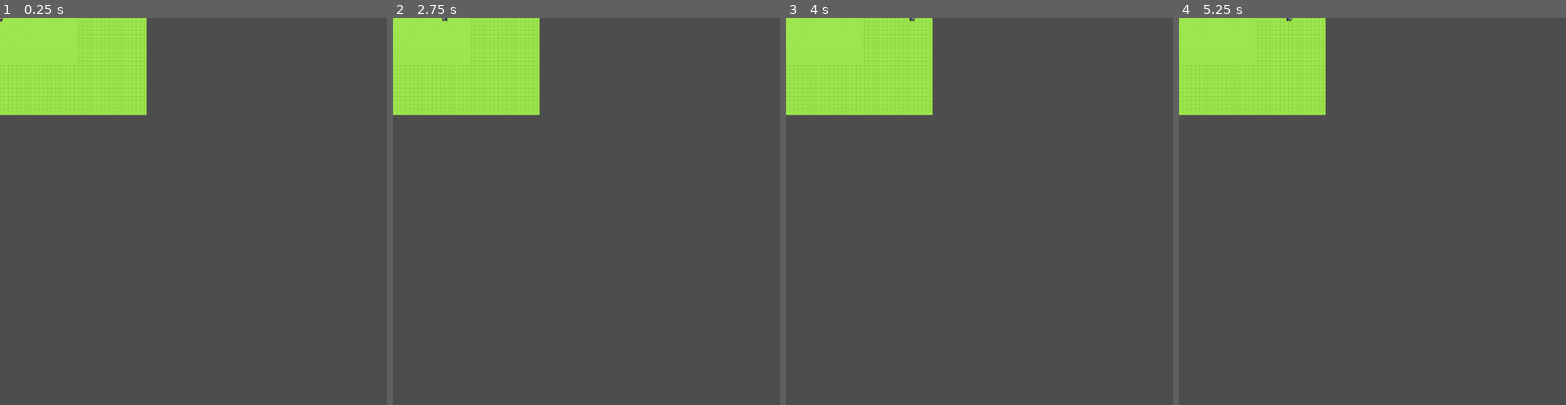
Above: before the commit, frames 1-4 (left to right).
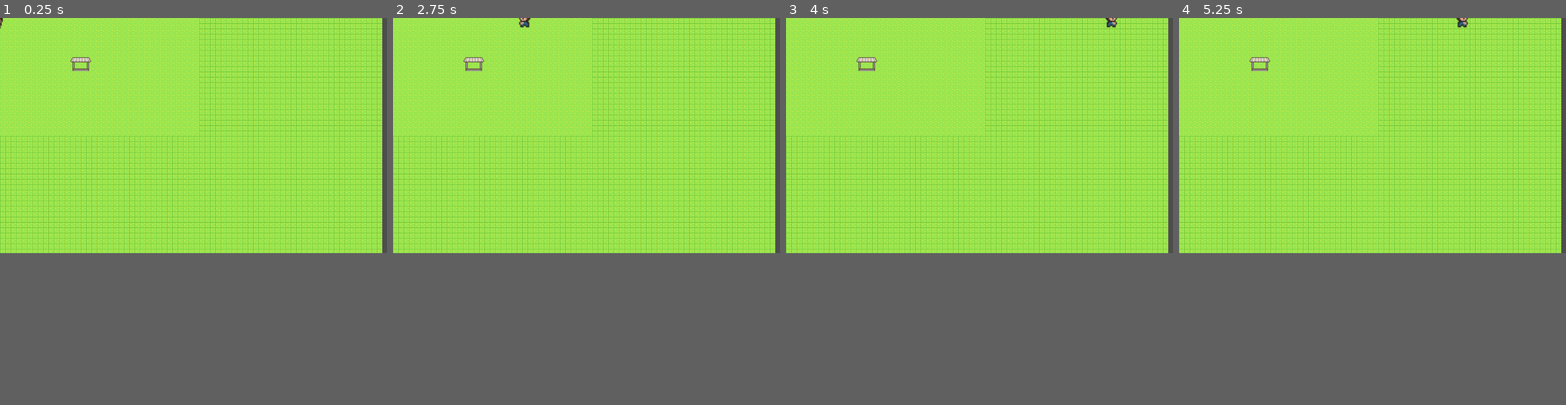
Above: after the commit, the same moments.

Repository: jeffreytsaw1/crusoe-hackathon
Game: Godot game, scene res://world.tscn
The game is run twice, just before and just after one commit, with the same random seed, the same clock (stepped at 60 frames per second) and the same inputs. This scene is started directly instead of the project's main scene.
Inputs:
- Up to frame 1 (0.25 s): no input
- Up to frame 2 (2.75 s): tap Enter (ui_accept) at 0.5, 0.77, 1.52 s; hold Right (ui_right) 0.53-2.03 s; hold Left (ui_left) from 2.03 s (still down)
- Up to frame 3 (4 s): release Left (ui_left) at 2.78 s; hold Right (ui_right) from 2.78 s (still down); tap Enter (ui_accept) at 3.02, 3.77 s
- Up to frame 4 (5.25 s): release Right (ui_right) at 4.28 s; hold Left (ui_left) 4.28-5.03 s; tap Enter (ui_accept) at 4.52 s; hold Right (ui_right) from 5.03 s (still down)
In our replay, the window is 800x800 before the commit and 800x486 after it. These sizes can differ from the game's own. Grey fills any space a smaller window leaves; there, only what the larger window draws over its background counts as a difference.

The runs differ from the first frame. In frame 1, 52% of the frame differs, in the area x 0-99%, y 0-61%; in frame 2, 52%; in frame 3, 52%; in frame 4, 52%.

Commit message:
add shopmenu

Diff:
--- /dev/null
+++ b/pad .tscn
@@ -0,0 +1,56 @@
+[gd_scene load_steps=8 format=3 uid="uid://bhxgsiwfychjx"]
+
+[ext_resource type="Script" path="res://pad.gd" id="1_ya8v6"]
+[ext_resource type="Texture2D" uid="uid://c4lr13ok66rd8" path="res://farmingTilesheetComplete.png" id="2_k5cmt"]
+[ext_resource type="PackedScene" uid="uid://c7p1vpjgyegta" path="res://shopmenu.tscn" id="3_ol8m2"]
+
+[sub_resource type="AtlasTexture" id="AtlasTexture_jv3d0"]
+atlas = ExtResource("2_k5cmt")
+region = Rect2(0, 174, 32, 29)
+
+[sub_resource type="SpriteFrames" id="SpriteFrames_g0jk3"]
+animations = [{
+"frames": [],
+"loop": true,
+"name": &"default",
+"speed": 5.0
+}, {
+"frames": [{
+"duration": 1.0,
+"texture": SubResource("AtlasTexture_jv3d0")
+}],
+"loop": true,
+"name": &"new_animation",
+"speed": 5.0
+}]
+
+[sub_resource type="RectangleShape2D" id="RectangleShape2D_2hv74"]
+size = Vector2(33, 26)
+
+[sub_resource type="CircleShape2D" id="CircleShape2D_upjhx"]
+radius = 51.0098
+
+[node name="pad" type="StaticBody2D"]
+script = ExtResource("1_ya8v6")
+
+[node name="padart" type="AnimatedSprite2D" parent="."]
+position = Vector2(0.999996, -0.999997)
+scale = Vector2(2.03125, 1.84483)
+sprite_frames = SubResource("SpriteFrames_g0jk3")
+animation = &"new_animation"
+
+[node name="CollisionShape2D" type="CollisionShape2D" parent="."]
+position = Vector2(0.5, 4)
+shape = SubResource("RectangleShape2D_2hv74")
+
+[node name="Area2D" type="Area2D" parent="."]
+
+[node name="CollisionShape2D" type="CollisionShape2D" parent="Area2D"]
+position = Vector2(1, 2)
+shape = SubResource("CircleShape2D_upjhx")
+
+[node name="shopmenu" parent="." instance=ExtResource("3_ol8m2")]
+position = Vector2(-198, -164)
+
+[connection signal="body_entered" from="Area2D" to="." method="_on_area_2d_body_entered"]
+[connection signal="body_exited" from="Area2D" to="." method="_on_area_2d_body_exited"]
--- /dev/null
+++ b/pad.gd
@@ -0,0 +1,15 @@
+extends StaticBody2D
+
+func _ready():
+	$shopmenu.visible = false
+
+func _on_area_2d_body_entered(body):
+	if body.has_method("player_pad_method"):
+		if $shopmenu.pad_owned == true:
+			$shopmenu.visible = false
+		else:
+			$shopmenu.visible = true
+
+
+func _on_area_2d_body_exited(body):
+	$shopmenu.visible = false
--- a/player.gd
+++ b/player.gd
@@ -30,6 +30,8 @@
 	velocity = velocity
 	move_and_slide()
 
+func player_pad_method():
+	pass
 
 #const SPEED = 300.0
 #const JUMP_VELOCITY = -400.0
--- a/player.tscn
+++ b/player.tscn
@@ -96,13 +96,18 @@
 "speed": 5.0
 }]
 
+[sub_resource type="CircleShape2D" id="CircleShape2D_2yerp"]
+radius = 28.0179
+
 [node name="player" type="CharacterBody2D"]
 script = ExtResource("1_ksq66")
 
 [node name="AnimatedSprite2D" type="AnimatedSprite2D" parent="."]
-position = Vector2(2, -5)
-scale = Vector2(4.6154, 5.5505)
+position = Vector2(-8.4616, 8.202)
+scale = Vector2(3.3077, 3.90025)
 sprite_frames = SubResource("SpriteFrames_62mqv")
 animation = &"downwalk"
 
 [node name="CollisionShape2D" type="CollisionShape2D" parent="."]
+position = Vector2(-9, 13)
+shape = SubResource("CircleShape2D_2yerp")
--- a/project.godot
+++ b/project.godot
@@ -17,6 +17,6 @@
 
 [display]
 
-window/size/viewport_width=3000
-window/size/viewport_height=3000
+window/size/viewport_width=1150
+window/size/viewport_height=700
 window/stretch/mode="viewport"
--- /dev/null
+++ b/shopmenu.gd
@@ -0,0 +1,26 @@
+extends StaticBody2D
+
+
+var pad_owned = false
+
+var price = 100 # adjust based on thing
+# Called when the node enters the scene tree for the first time.
+func _ready():
+	pass # Replace with function body.
+
+
+# Called every frame. 'delta' is the elapsed time since the previous frame.
+func _process(delta):
+	pass
+
+func _physics_process(delta):
+	# coin logic
+	$buybuttoncolour.color = "5ea01d"
+
+
+func _on_buybutton_pressed():
+	print("buy")
+	if pad_owned == false:
+		pad_owned = true
+		self.visible = false
+	#coin logic here
--- /dev/null
+++ b/shopmenu.tscn
@@ -0,0 +1,63 @@
+[gd_scene load_steps=5 format=3 uid="uid://c7p1vpjgyegta"]
+
+[ext_resource type="Script" path="res://shopmenu.gd" id="1_rug6c"]
+[ext_resource type="Texture2D" uid="uid://c4lr13ok66rd8" path="res://farmingTilesheetComplete.png" id="2_2281d"]
+
+[sub_resource type="AtlasTexture" id="AtlasTexture_1u35e"]
+atlas = ExtResource("2_2281d")
+region = Rect2(65, 80, 13, 16)
+
+[sub_resource type="SpriteFrames" id="SpriteFrames_r6w8c"]
+animations = [{
+"frames": [{
+"duration": 1.0,
+"texture": SubResource("AtlasTexture_1u35e")
+}],
+"loop": true,
+"name": &"default",
+"speed": 5.0
+}]
+
+[node name="shopmenu" type="StaticBody2D"]
+script = ExtResource("1_rug6c")
+
+[node name="ColorRect" type="ColorRect" parent="."]
+offset_left = 130.0
+offset_top = 23.0
+offset_right = 273.0
+offset_bottom = 113.0
+color = Color(0.165116, 0.201936, 0.212833, 1)
+
+[node name="price" type="RichTextLabel" parent="."]
+offset_left = 201.0
+offset_top = 27.0
+offset_right = 241.0
+offset_bottom = 67.0
+text = "100"
+
+[node name="coin" type="AnimatedSprite2D" parent="."]
+position = Vector2(245, 39)
+scale = Vector2(1.65385, 1.4375)
+sprite_frames = SubResource("SpriteFrames_r6w8c")
+
+[node name="padname" type="RichTextLabel" parent="."]
+offset_left = 154.0
+offset_top = 54.0
+offset_right = 247.0
+offset_bottom = 79.0
+text = "BrownBear"
+
+[node name="buybuttoncolour" type="ColorRect" parent="."]
+offset_left = 165.0
+offset_top = 81.0
+offset_right = 236.0
+offset_bottom = 106.0
+color = Color(0.368627, 0.627451, 0.113725, 1)
+
+[node name="buybutton" type="Button" parent="."]
+offset_left = 164.0
+offset_top = 80.0
+offset_right = 234.0
+offset_bottom = 107.0
+
+[connection signal="pressed" from="buybutton" to="." method="_on_buybutton_pressed"]
--- a/world.tscn
+++ b/world.tscn
@@ -1,7 +1,8 @@
-[gd_scene load_steps=6 format=3 uid="uid://biy07s3t8pske"]
+[gd_scene load_steps=7 format=3 uid="uid://biy07s3t8pske"]
 
 [ext_resource type="Texture2D" uid="uid://c4lr13ok66rd8" path="res://farmingTilesheetComplete.png" id="1_6e481"]
 [ext_resource type="PackedScene" uid="uid://6upxv8n0ij1s" path="res://player.tscn" id="2_o4541"]
+[ext_resource type="PackedScene" uid="uid://bhxgsiwfychjx" path="res://pad .tscn" id="3_o7ej4"]
 
 [sub_resource type="TileSetAtlasSource" id="TileSetAtlasSource_qbnkj"]
 texture = ExtResource("1_6e481")
@@ -49,4 +50,7 @@
 format = 2
 
 [node name="player" parent="." instance=ExtResource("2_o4541")]
-position = Vector2(0, -4)
+position = Vector2(0, -3)
+
+[node name="pad" parent="." instance=ExtResource("3_o7ej4")]
+position = Vector2(239, 133)
Not shown: 1 places in player.tscn that only renumber resources
